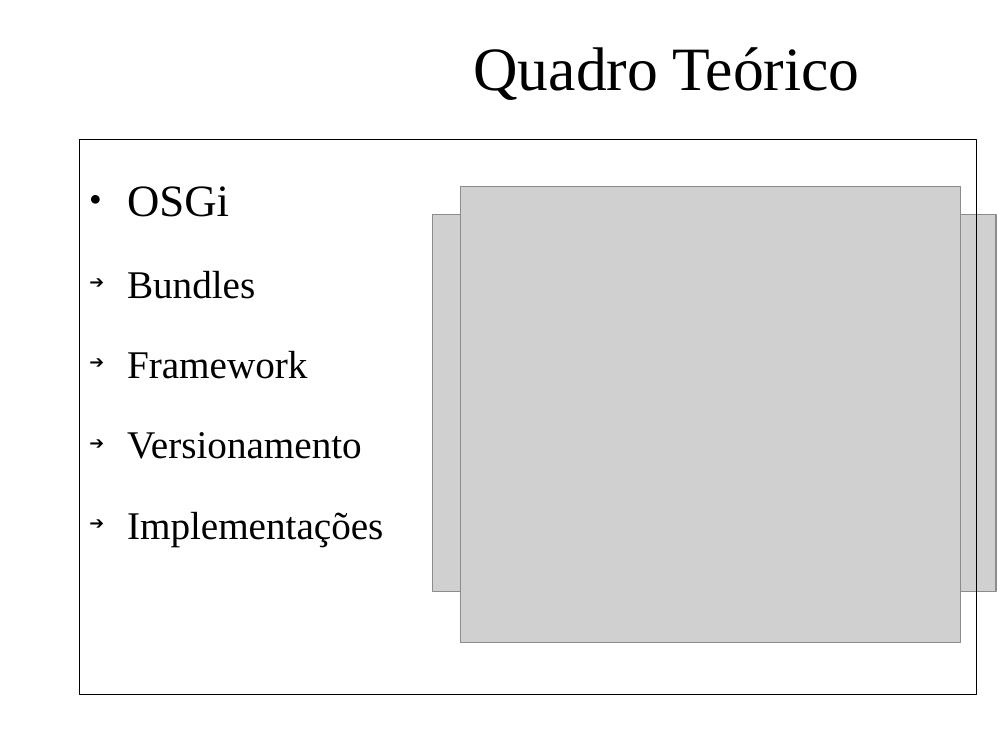
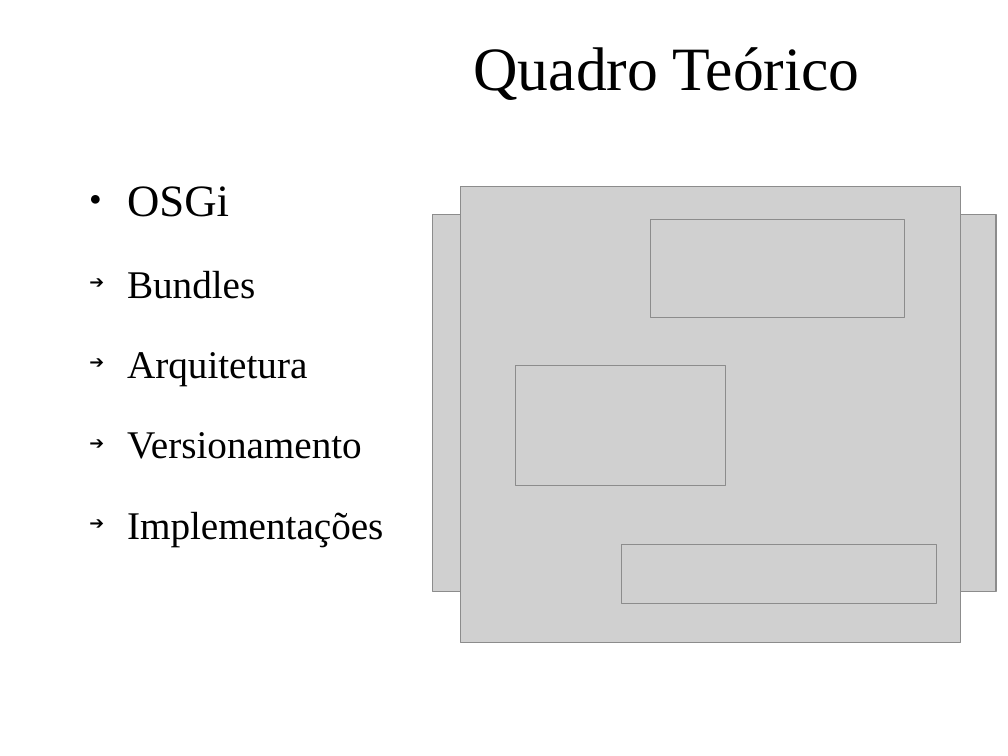
Before and after one commit to feliperodriguesprado/tcc_repository, a slide deck: slide 9 of documents/life_cycle/qualificacao/qualificacao_slides.odp. Drawn at 1008x756 pixels with LibreOffice and Linux fonts; fonts in the diff are those of the drawing; grey boxes stand for pictures; background and template pictures are left out. Boxes give left, top, right and bottom in pixels: in the first picture for what was removed or moved away, otherwise in the second. Text is boxed around its words. In the diff, an @@ line names an element or a change of style, - is before the commit and + after.

```diff
--- a/documents/life_cycle/qualificacao/qualificacao_slides.odp
+++ b/documents/life_cycle/qualificacao/qualificacao_slides.odp
@@ text "OSGi": place and size @@
-text "OSGi" at [80, 140, 977, 695]
+text "OSGi" at [127, 186, 383, 546]
@@ text "OSGi" at [127, 186, 383, 546]: outline #000000 0.74 pt to none @@
@@ picture added at [651, 220, 905, 318] @@
@@ text at [127, 352, 307, 386]: text changed @@
-  ➔ Framework
+  ➔ Arquitetura
@@ picture added at [516, 365, 726, 486] @@
@@ picture added at [622, 544, 936, 603] @@
```
Also in this commit, not shown: 11 other slides changed, 3 slides added, 2 slides removed.
